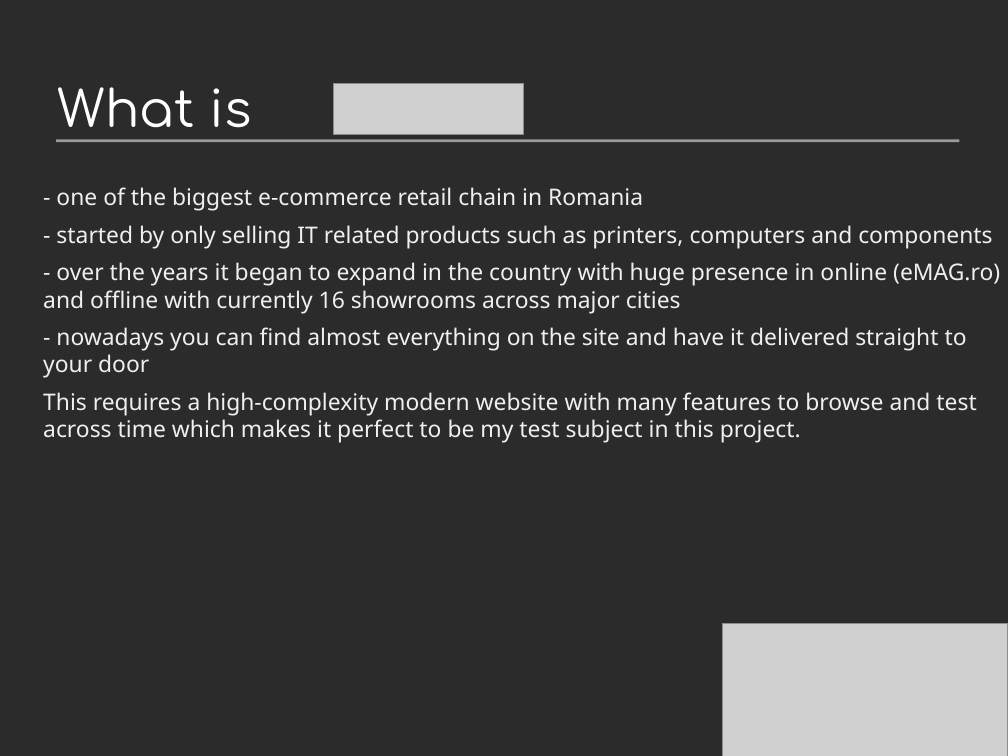
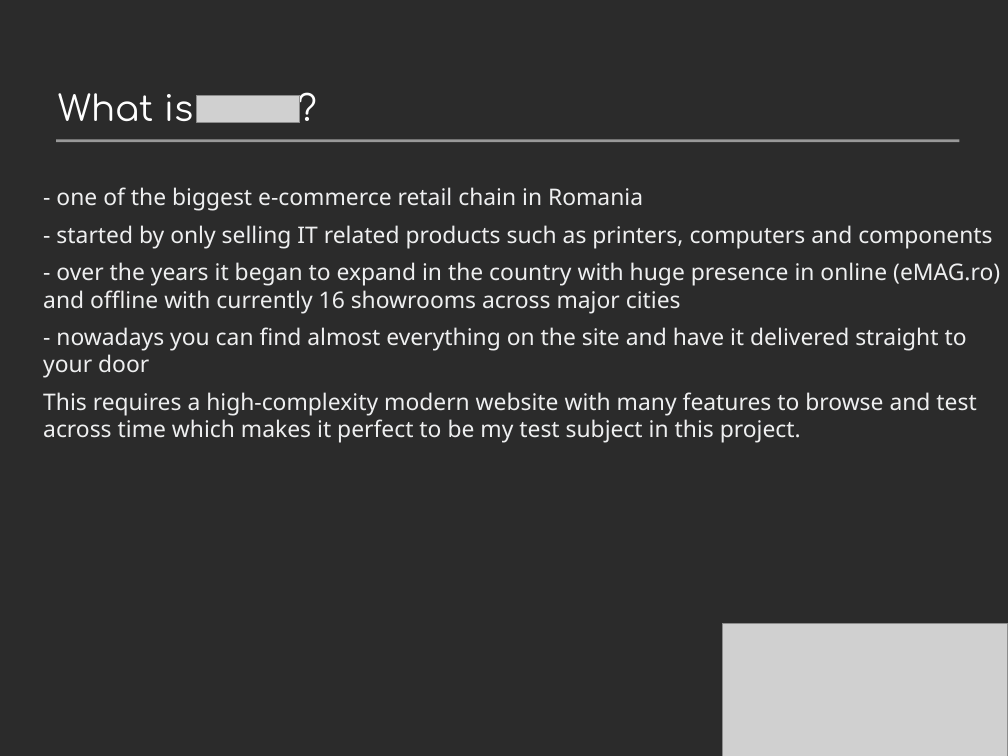
Before and after one commit to luciancalinescu95/Final-Project-eMAG.ro, a slide deck: slide 2 of Project Presentation.odp. Drawn at 1008x756 pixels with LibreOffice and Linux fonts; fonts in the diff are those of the drawing; grey boxes stand for pictures; background and template pictures are left out; a plain dark background stands for a picture behind light text. Boxes give left, top, right and bottom in pixels: in the first picture for what was removed or moved away, otherwise in the second. Text is boxed around its words. In the diff, an @@ line names an element or a change of style, - is before the commit and + after.

Commit message:
Presentation

```diff
--- a/Project Presentation.odp
+++ b/Project Presentation.odp
@@ title "What is ?" at bbox=[58, 93, 193, 121]: size 40 to 28 pt @@
@@ picture: place and size @@
-picture at bbox=[334, 83, 524, 134]
+picture at bbox=[197, 95, 300, 123]
```
Also in this commit, not shown: 2 other slides changed, 4 slides added, 1 slide removed.
